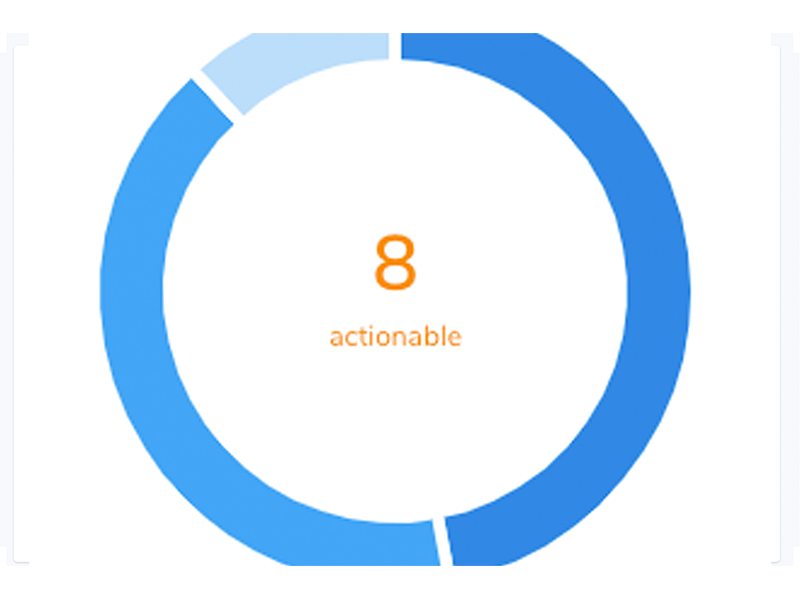
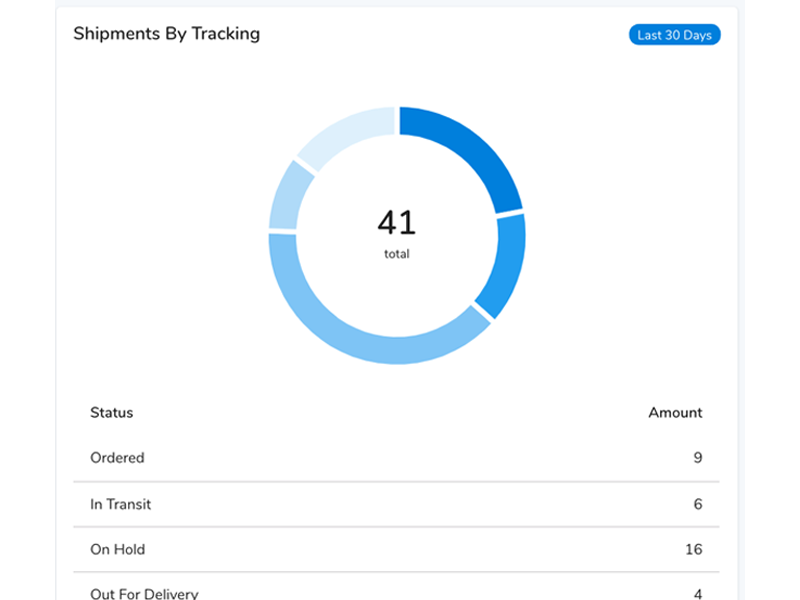
Layers edited between the first and the second 800px x 600px image:
removed layer "actionnable" over [0, 0, 800, 600]
added layer "Layer 1" above "Background" over [55, 0, 745, 600]
added layer "Background" over [0, 0, 800, 600]
